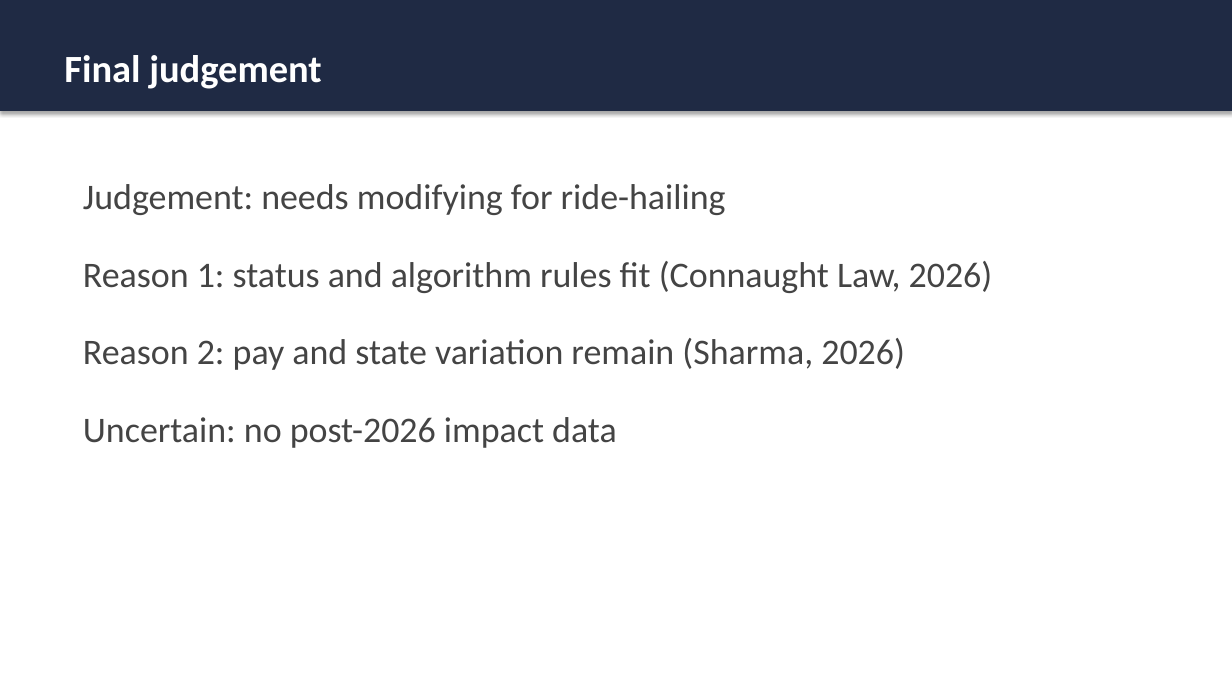
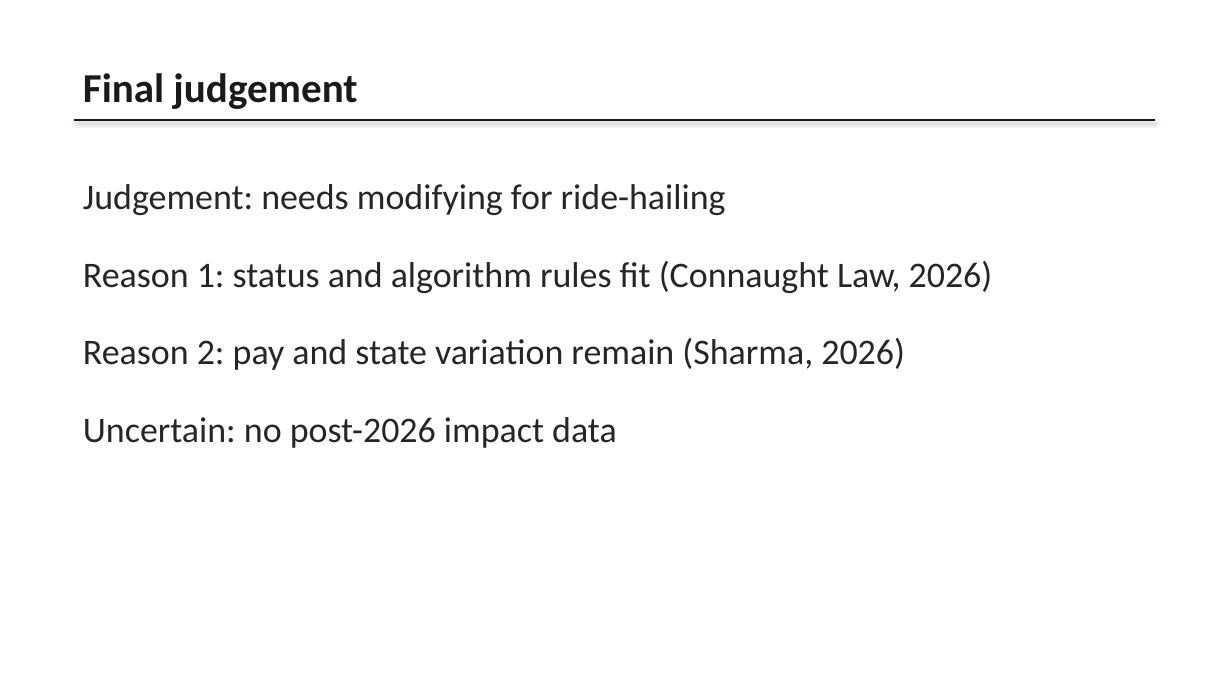
Before and after one commit to karanrg22-svg/skill, a slide deck: slide 8 of Ride-Hailing_Presentation.pptx. Drawn at 1232x693 pixels with LibreOffice and Linux fonts; fonts in the diff are those of the drawing. Boxes give left, top, right and bottom in pixels: in the first picture for what was removed or moved away, otherwise in the second. Text is boxed around its words. In the diff, an @@ line names an element or a change of style, - is before the commit and + after.

```diff
--- a/Ride-Hailing_Presentation.pptx
+++ b/Ride-Hailing_Presentation.pptx
@@ rectangle removed at (0, 0, 1232, 111) @@
@@ text "Final judgement": place and size @@
-text "Final judgement" at (64, 55, 322, 89)
+text "Final judgement" at (83, 73, 357, 109)
@@ text "Final judgement" at (83, 73, 357, 109): size 30 to 32 pt, text colour #FFFFFF to #1A1A1A @@
@@ text "Judgement: needs modifying for ride-hailing" at (83, 184, 993, 448): text colour #444444 to #262626 @@
@@ line added from (74, 120) to (1155, 120), #1A1A1A 1.5 pt @@
```
Also in this commit, not shown: 8 other slides changed.
